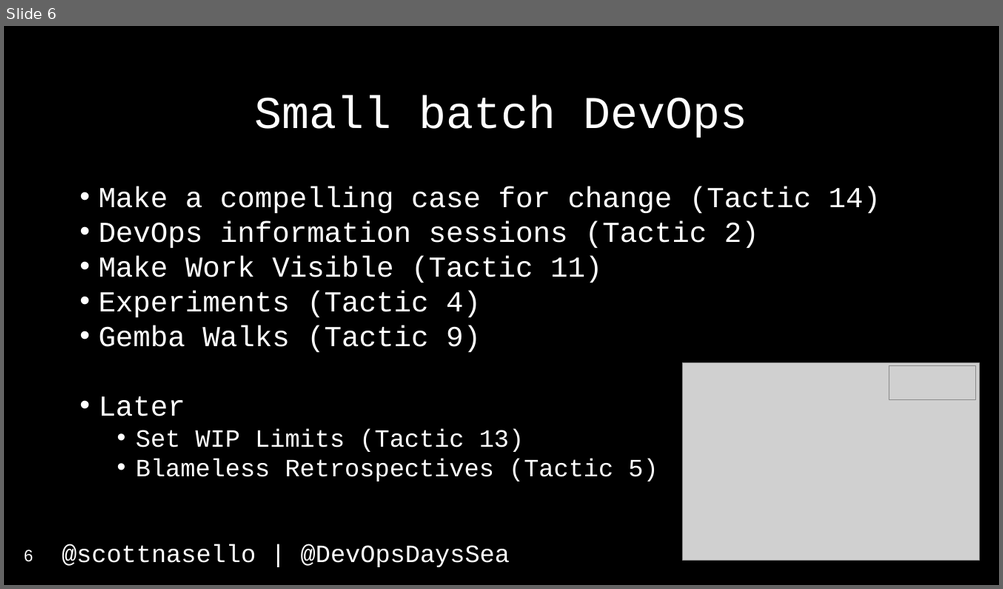
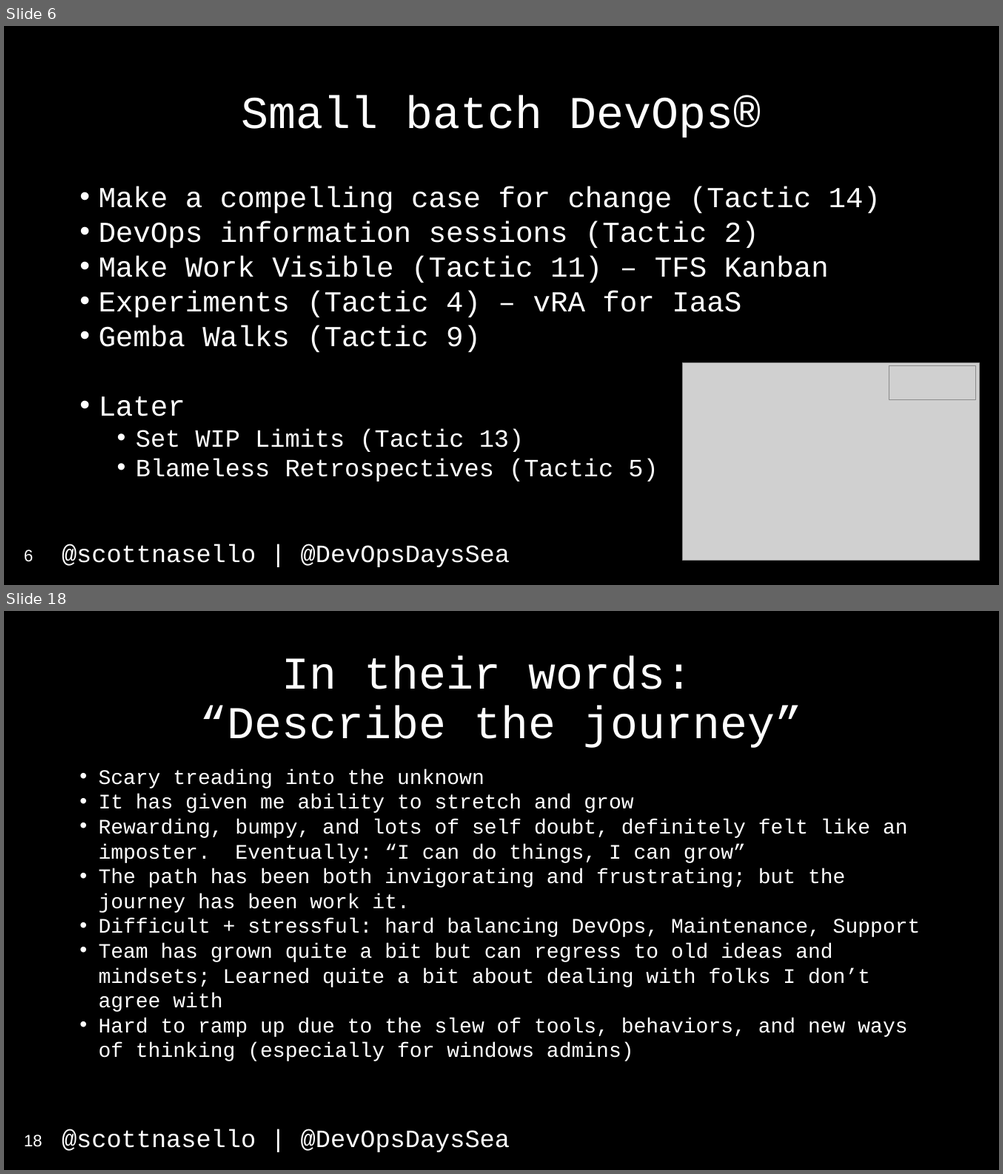
Before and after one commit to scottnasello/talks, a slide deck: 2017-04-26 Seattle DevOpsDays/DevOpsDays Seattle.pptx. Shown one above the other, each under a label of ours: slide 6 before the commit, slides 6 and 18 after it; the slides between them are not shown. The pictures are 1003x589 and 1003x1174 pixels, drawn with LibreOffice and Linux fonts; fonts in the diff are those of the drawing; grey boxes stand for pictures. Boxes give left, top, right and bottom in pixels: in the first picture for what was removed or moved away, otherwise in the second. Text is boxed around its words. In the diff, an @@ line names an element or a change of style, - is before the commit and + after.

```diff
--- a/2017-04-26 Seattle DevOpsDays/DevOpsDays Seattle.pptx
+++ b/2017-04-26 Seattle DevOpsDays/DevOpsDays Seattle.pptx
@@ slide 18 added at [4,611,999,1170], background #000000; not listed: 1 template element that a slide beside it also shows @@
@@ title added at [200,656,802,748], 44 pt, text #FFFFFF @@
+In their words:
+“Describe the journey”
@@ text added at [99,769,920,1062], 20 pt, text #FFFFFF @@
+• Scary treading into the unknown
+• It has given me ability to stretch and grow
+• Rewarding, bumpy, and lots of self doubt, definitely felt like an imposter. Eventually: “I can do things, I can grow”
+• The path has been both invigorating and frustrating; but the journey has been work it.
+• Difficult + stressful: hard balancing DevOps, Maintenance, Support
+• Team has grown quite a bit but can regress to old ideas and mindsets; Learned quite a bit about dealing with folks I don’t agree with
+• Hard to ramp up due to the slew of tools, behaviors, and new ways of thinking (especially for windows admins)
@@ page number added at [24,1135,42,1147], 16 pt, text #FFFFFF @@
+18
@@ slide 6 changed as well @@
@@ title at [241,96,761,138]: text changed @@
-Small batch DevOps
+Small batch DevOps®
@@ text at [99,256,828,318]: text changed @@
-• Make Work Visible (Tactic 11)
-• Experiments (Tactic 4)
+• Make Work Visible (Tactic 11) – TFS Kanban
+• Experiments (Tactic 4) – vRA for IaaS
```
Also in this commit, not shown: 3 other slides changed, 15 other slides added, 2 other files.
